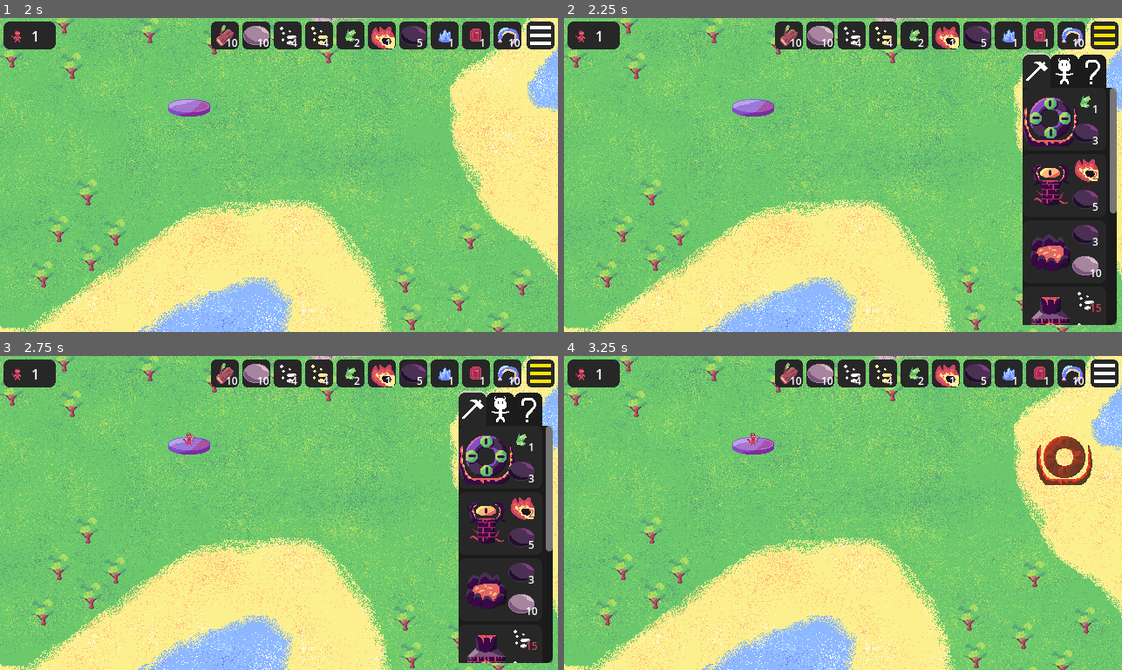
Above: before the commit, frames 1-4 (two rows, left to right).
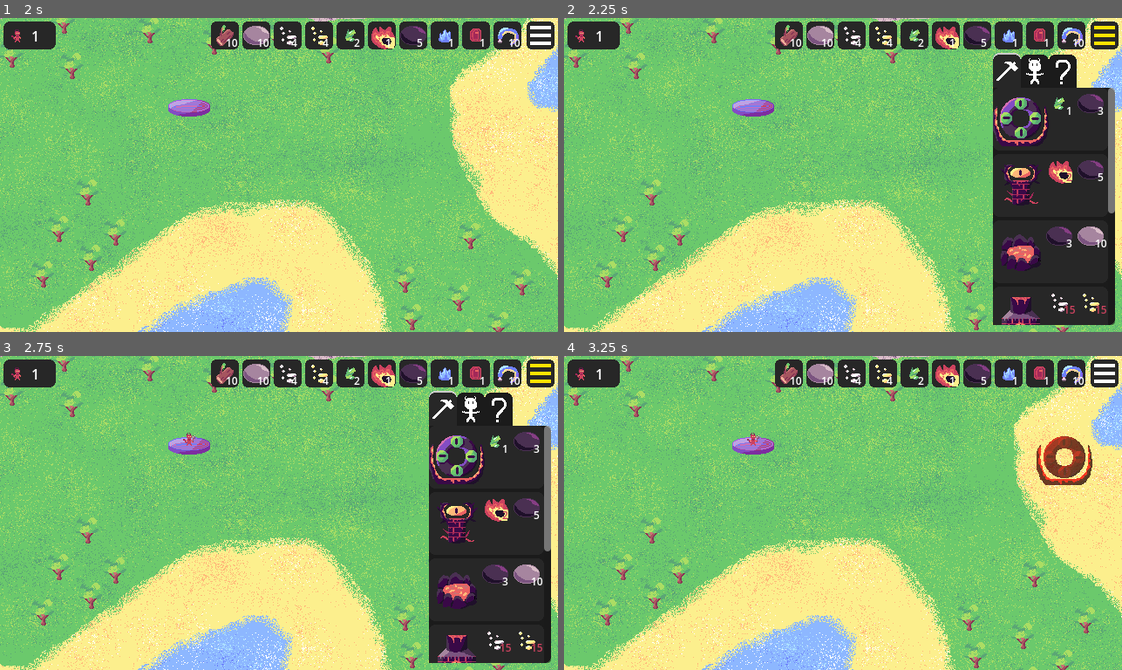
Above: after the commit, the same moments.

Repository: shamotte/monster-monastery
Game: Godot game, scene res://scenes/menu.tscn
Same seed, same stepped clock (60 frames per second), same inputs: the game is played once before the commit and once after it. Sound files missing from this copy of the repository are replaced by a short silence.
Inputs (mouse positions are in pixels of both pictures, inside the frame that each line leads up to):
- Up to frame 1 (2 s): click "START GAME" at 0.5 s; move the mouse to (401, 159) at 1.27 s; click (401, 159) at 1.35 s
- Up to frame 2 (2.25 s): click (1105, 36) at 2 s
- Up to frame 3 (2.75 s): no input
- Up to frame 4 (3.25 s): click (1066, 456) at 2.77 s

Frame 1 is identical in both runs. In frame 2, 10% of the frame differs, in the area x 76-100%, y 11-98%; in frame 3, 10%; in frame 4, nothing differs.

Commit message:
Made menu wider

Diff:
--- a/interface/building_slot.tscn
+++ b/interface/building_slot.tscn
@@ -28,7 +28,7 @@
 Button/styles/pressed = SubResource("StyleBoxFlat_p86y3")
 
 [node name="BuildingSlot" type="Control"]
-custom_minimum_size = Vector2(96, 72)
+custom_minimum_size = Vector2(140, 72)
 layout_mode = 3
 anchors_preset = 15
 anchor_right = 1.0
@@ -39,7 +39,7 @@
 
 [node name="Button" type="Button" parent="."]
 layout_mode = 0
-offset_right = 96.0
+offset_right = 132.0
 offset_bottom = 72.0
 theme = SubResource("Theme_o0ggn")
 
@@ -54,11 +54,13 @@
 position = Vector2(32, 35)
 texture = ExtResource("2_a4xef")
 
-[node name="Cost" type="VBoxContainer" parent="."]
+[node name="Cost" type="GridContainer" parent="."]
 layout_mode = 0
-offset_left = 56.0
-offset_right = 152.0
-offset_bottom = 68.0
+offset_left = 60.0
+offset_top = 2.0
+offset_right = 124.0
+offset_bottom = 70.0
 mouse_filter = 2
+columns = 2
 
 [connection signal="pressed" from="Button" to="." method="_on_button_pressed"]
--- a/interface/unit_slot.tscn
+++ b/interface/unit_slot.tscn
@@ -28,7 +28,7 @@
 Button/styles/pressed = SubResource("StyleBoxFlat_p86y3")
 
 [node name="UnitSlot" type="Control"]
-custom_minimum_size = Vector2(96, 40)
+custom_minimum_size = Vector2(140, 40)
 layout_mode = 3
 anchors_preset = 15
 anchor_right = 1.0
@@ -39,25 +39,18 @@
 
 [node name="Button" type="Button" parent="."]
 layout_mode = 0
-offset_right = 96.0
+offset_right = 132.0
 offset_bottom = 40.0
 theme = SubResource("Theme_o0ggn")
 
-[node name="ColorRect" type="ColorRect" parent="."]
-visible = false
-layout_mode = 0
-offset_right = 96.0
-offset_bottom = 72.0
-color = Color(0.152941, 0.152941, 0.152941, 1)
-
 [node name="UnitIcon" type="Sprite2D" parent="."]
-position = Vector2(12, 20)
+position = Vector2(20, 20)
 texture = ExtResource("2_d6xo4")
 
 [node name="Cost" type="HBoxContainer" parent="."]
 layout_mode = 0
-offset_left = 24.0
-offset_right = 88.0
+offset_left = 36.0
+offset_right = 124.0
 offset_bottom = 40.0
 mouse_filter = 2
 theme_override_constants/separation = 2
--- a/scenes/game.tscn
+++ b/scenes/game.tscn
@@ -423,9 +423,9 @@
 anchors_preset = 1
 anchor_left = 1.0
 anchor_right = 1.0
-offset_left = -114.0
+offset_left = -148.0
 offset_top = 40.0
-offset_right = -6.0
+offset_right = -8.0
 offset_bottom = 352.0
 grow_horizontal = 0
 
